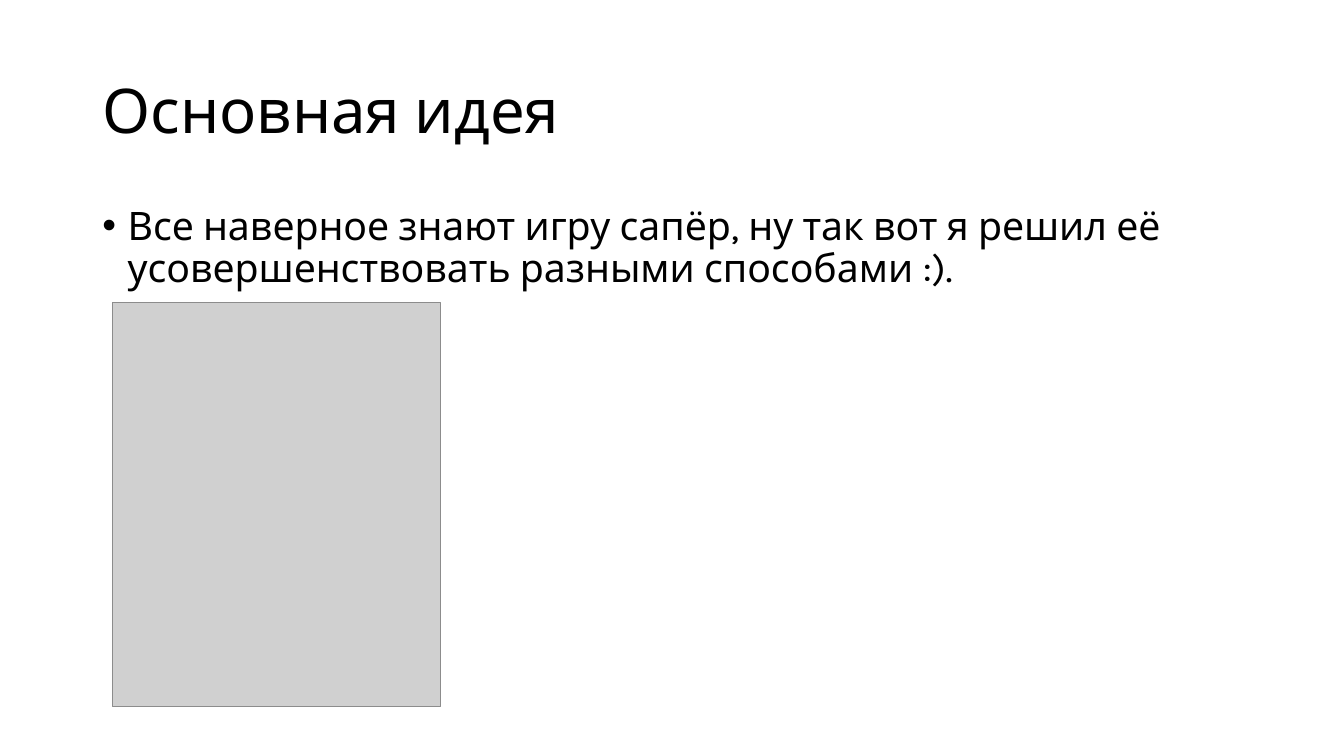
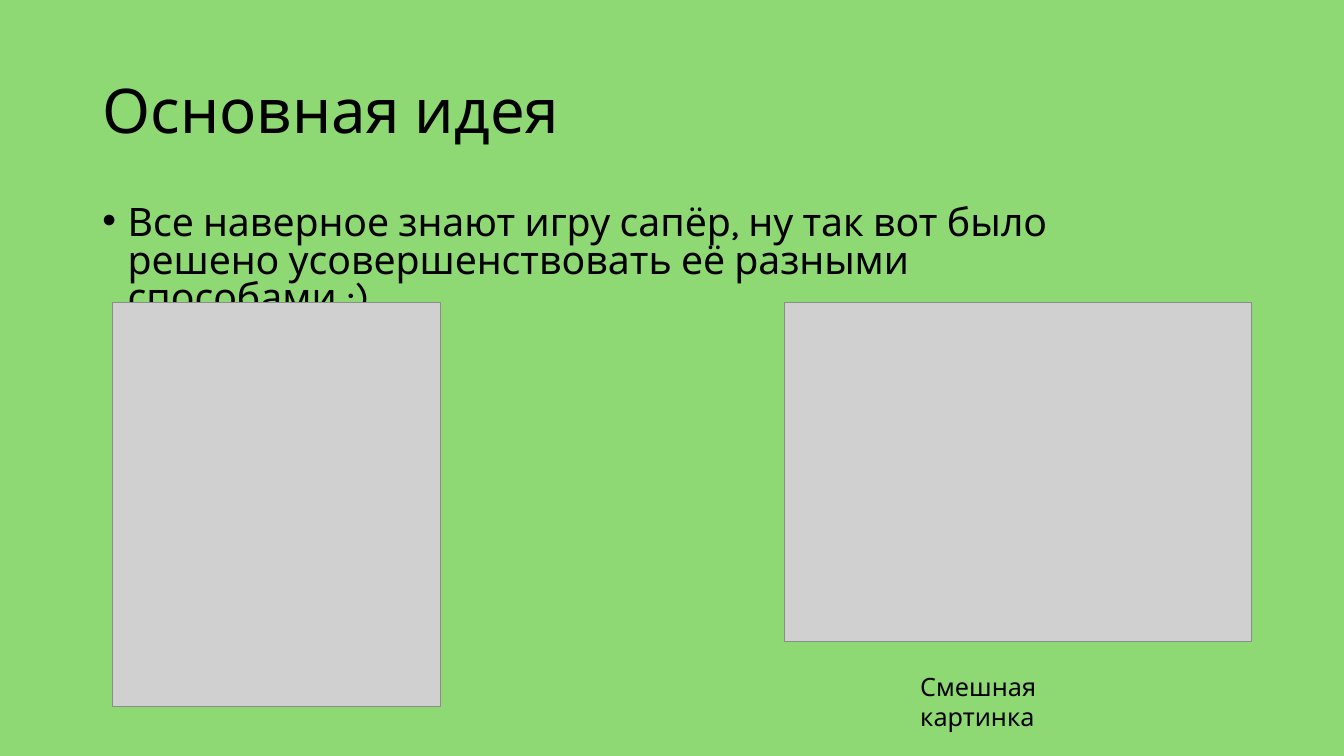
Before and after one commit to ender-gamerplay/project_1, a slide deck: slide 2 of project_1/Презентация для проекта.pptx. Drawn at 1344x756 pixels with LibreOffice and Linux fonts; fonts in the diff are those of the drawing; grey boxes stand for pictures. Boxes give left, top, right and bottom in pixels: in the first picture for what was removed or moved away, otherwise in the second. Text is boxed around its words. In the diff, an @@ line names an element or a change of style, - is before the commit and + after.

```diff
--- a/project_1/Презентация для проекта.pptx
+++ b/project_1/Презентация для проекта.pptx
@@ background #FFFFFF to #8ED973 @@
@@ text at box(128, 206, 1047, 322): text changed @@
-• Все наверное знают игру сапёр, ну так вот я решил её усовершенствовать разными способами :).
+• Все наверное знают игру сапёр, ну так вот было решено усовершенствовать её разными способами :).
@@ picture added at box(785, 302, 1252, 642) @@
@@ text added at box(920, 677, 1036, 732), 18 pt, text #000000 @@
+Смешная картинка
```
Also in this commit, not shown: 5 other slides changed, 1 slide added, 2 other files.
